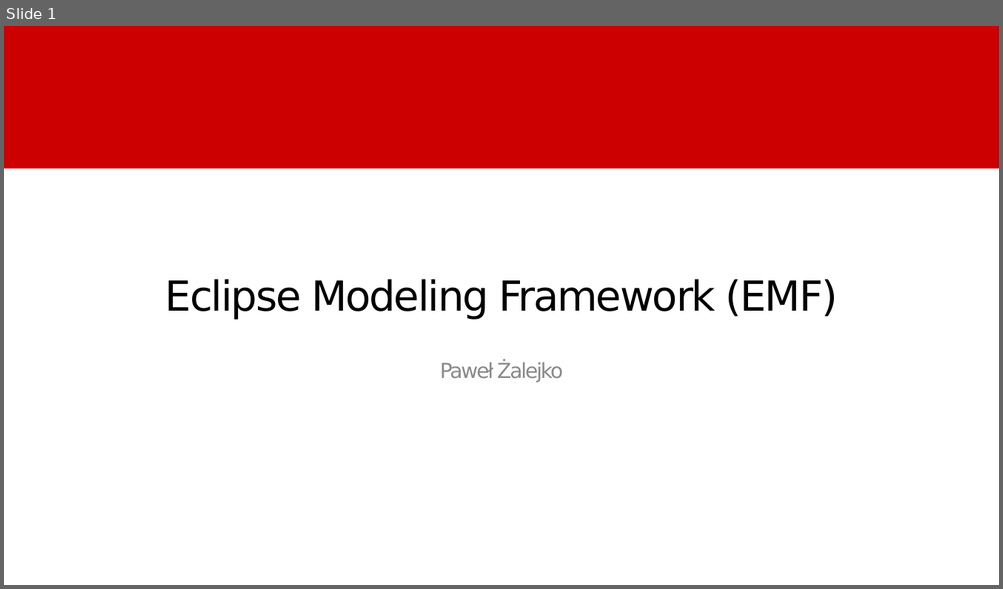
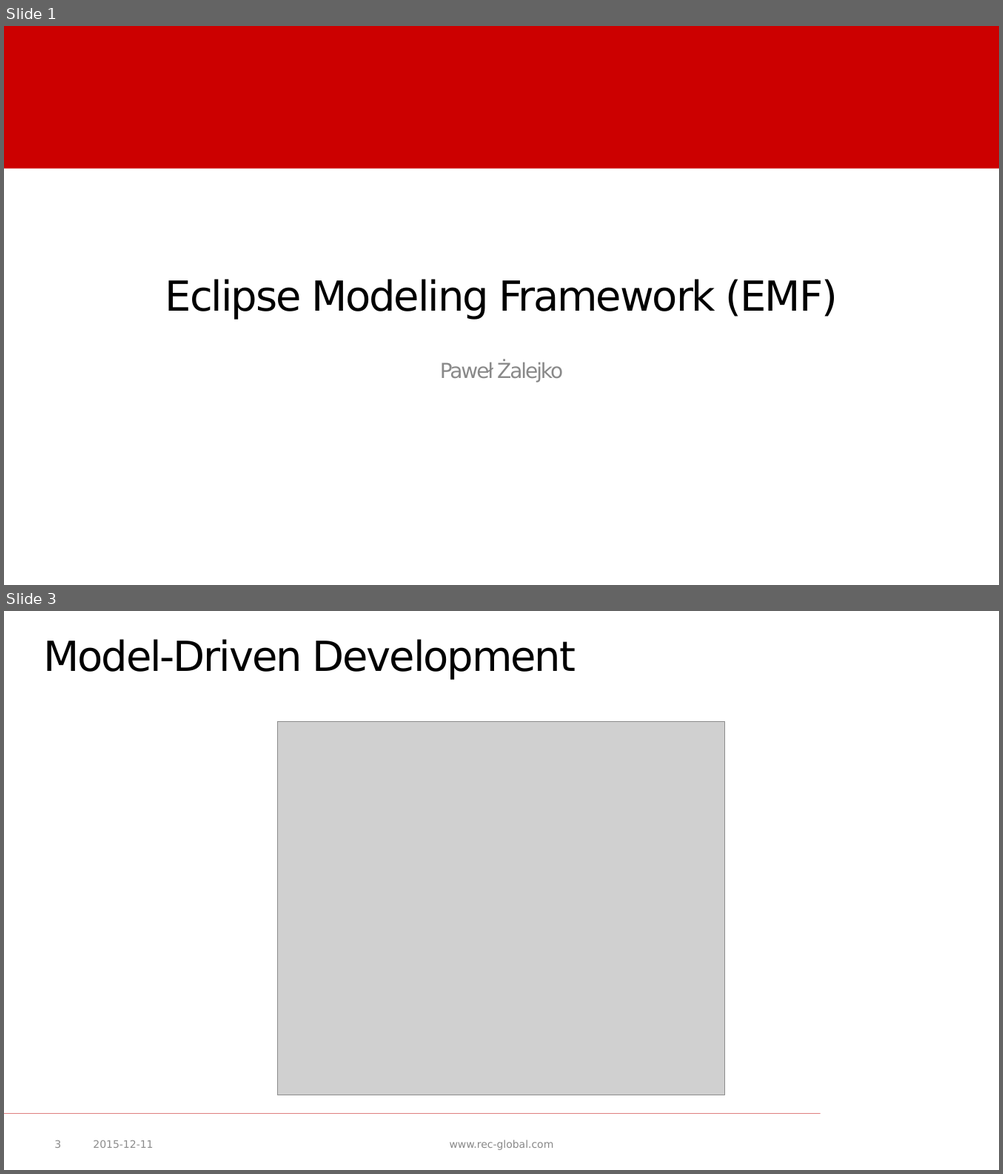
Before and after one commit to p-zalejko/jug_emf, a slide deck: JUG - EMF for students.pptx. Shown one above the other, each under a label of ours: slide 1 before the commit, slides 1 and 3 after it; the slides between them are not shown. The pictures are 1003x589 and 1003x1174 pixels, drawn with LibreOffice and Linux fonts; fonts in the diff are those of the drawing; grey boxes stand for pictures; background and template pictures are left out. Boxes give left, top, right and bottom in pixels: in the first picture for what was removed or moved away, otherwise in the second. Text is boxed around its words. In the diff, an @@ line names an element or a change of style, - is before the commit and + after.

Commit message:
updated a presentation

```diff
--- a/JUG - EMF for students.pptx
+++ b/JUG - EMF for students.pptx
@@ slide 3 added at <box>4,611,999,1170</box>, background #FFFFFF @@
@@ title added at <box>43,639,576,679</box>, 40 pt, text #000000 @@
+Model-Driven Development
@@ picture added at <box>278,721,725,1095</box> @@
@@ line added from (820, 1114) to (4, 1114), #C00000 0.5 pt @@
@@ page number added at <box>54,1140,61,1148</box>, 10 pt, text #8C8C8C @@
+3
@@ text added at <box>93,1140,153,1148</box>, 10 pt, text #8C8C8C @@
+2015-12-11
@@ text added at <box>449,1140,554,1150</box>, 10 pt, text #898989 @@
+www.rec-global.com
```
Also in this commit, not shown: 14 slides changed.
